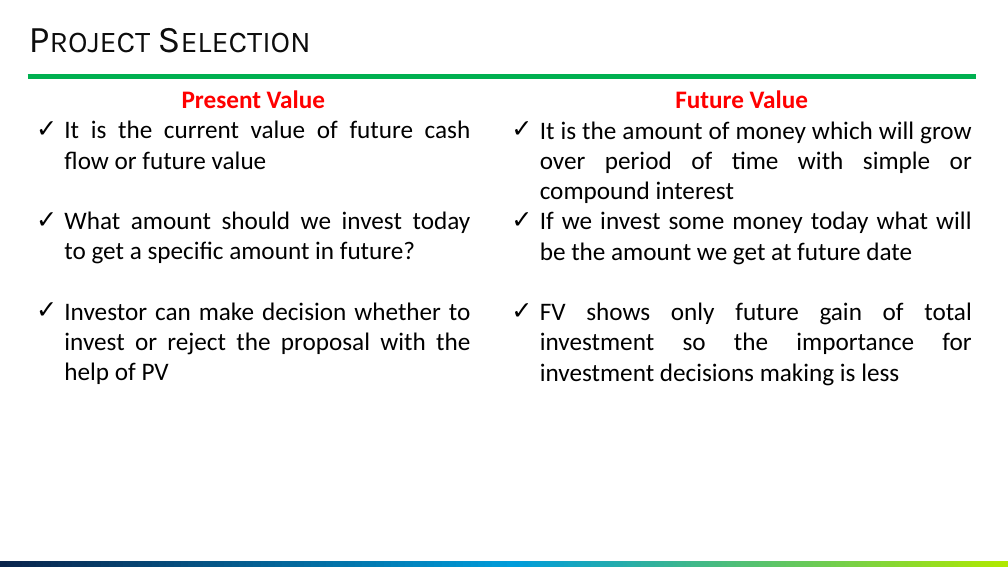
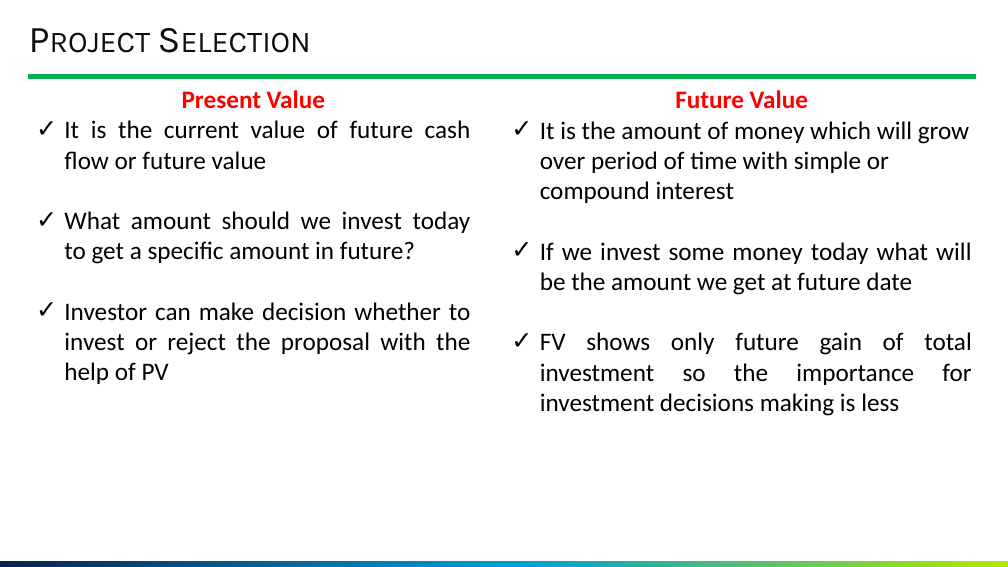
Before and after one commit to GoonerMAK/SWE_4803_Software_Project_Management, a slide deck: slide 21 of SWE 4803_Lec1.pptm. Drawn at 1008x567 pixels with LibreOffice and Linux fonts; fonts in the diff are those of the drawing; background and template pictures are left out. Boxes give left, top, right and bottom in pixels: in the first picture for what was removed or moved away, otherwise in the second. Text is boxed around its words. In the diff, an @@ line names an element or a change of style, - is before the commit and + after.

```diff
--- a/SWE 4803_Lec1.pptm
+++ b/SWE 4803_Lec1.pptm
@@ text at (540, 121, 969, 203): alignment justified to left @@
```
Also in this commit, not shown: 2 other slides changed, 13 other files.
